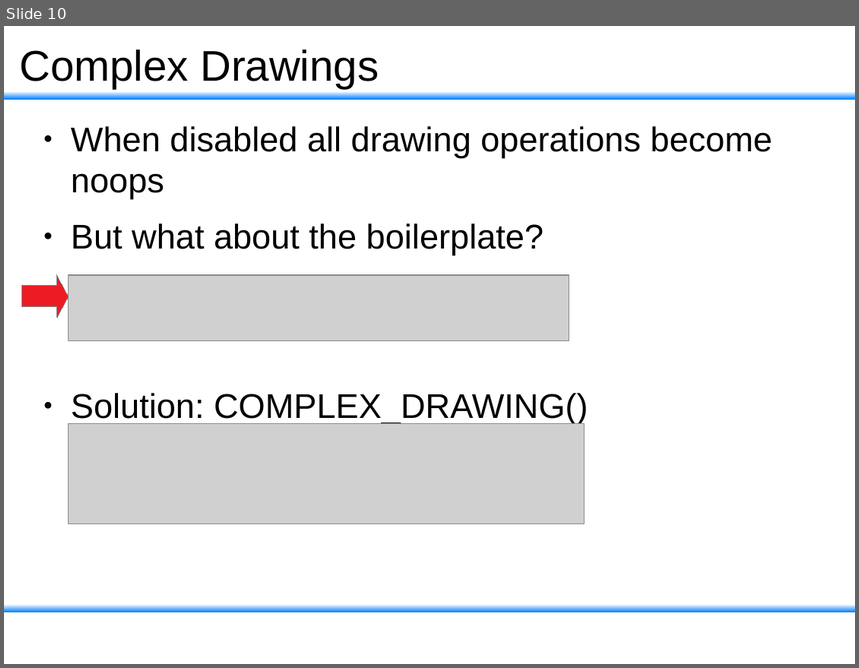
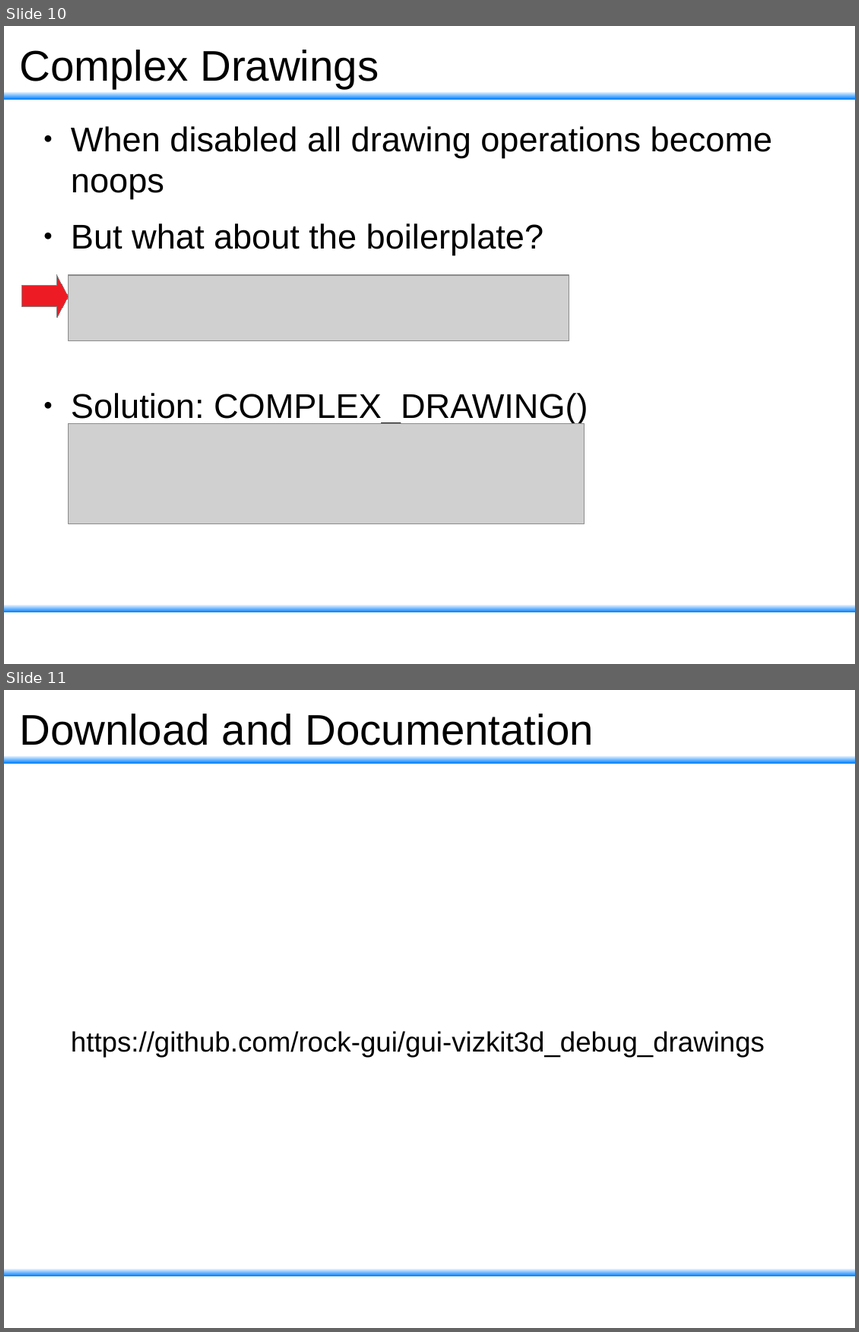
Before and after one commit to rock-gui/gui-vizkit3d_debug_drawings, a slide deck: doc/slides.odp. Shown one above the other, each under a label of ours: slide 10 before the commit, slides 10 and 11 after it. The pictures are 859x668 and 859x1332 pixels, drawn with LibreOffice and Linux fonts; fonts in the diff are those of the drawing; grey boxes stand for pictures; background and template pictures are left out. Boxes give left, top, right and bottom in pixels: in the first picture for what was removed or moved away, otherwise in the second. Text is boxed around its words. In the diff, an @@ line names an element or a change of style, - is before the commit and + after.

```diff
--- a/doc/slides.odp
+++ b/doc/slides.odp
@@ slide 11 added at box(4, 690, 855, 1328), background #FFFFFF; not listed: 2 template elements that a slide beside it also shows @@
@@ title added at box(19, 714, 594, 745), 40 pt, text #000000 @@
+Download and Documentation
@@ text added at box(71, 1031, 765, 1058), 26 pt, text #000000 @@
+https://github.com/rock-gui/gui-vizkit3d_debug_drawings
```
Also in this commit, not shown: 1 other slide added.
